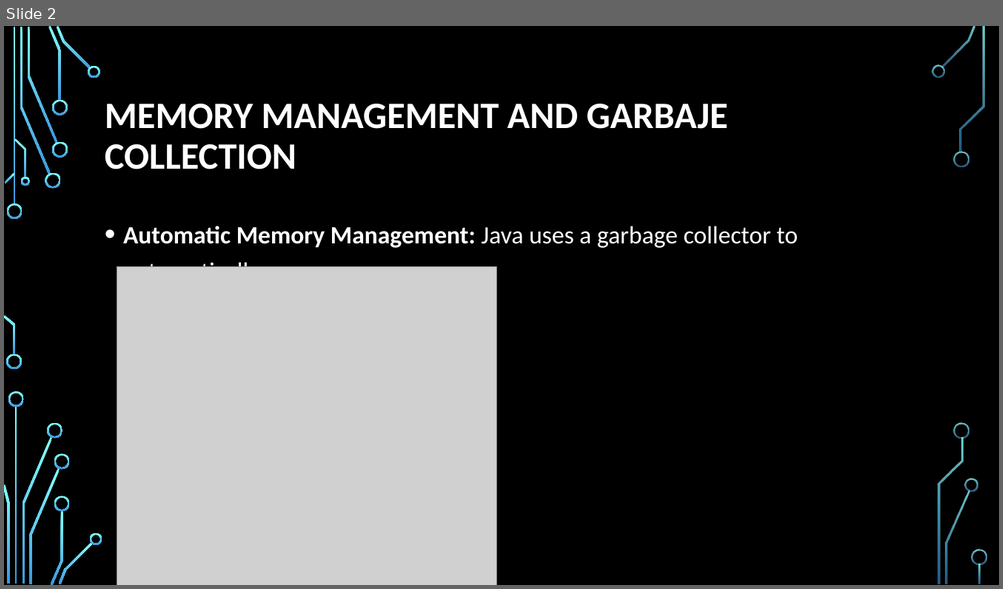
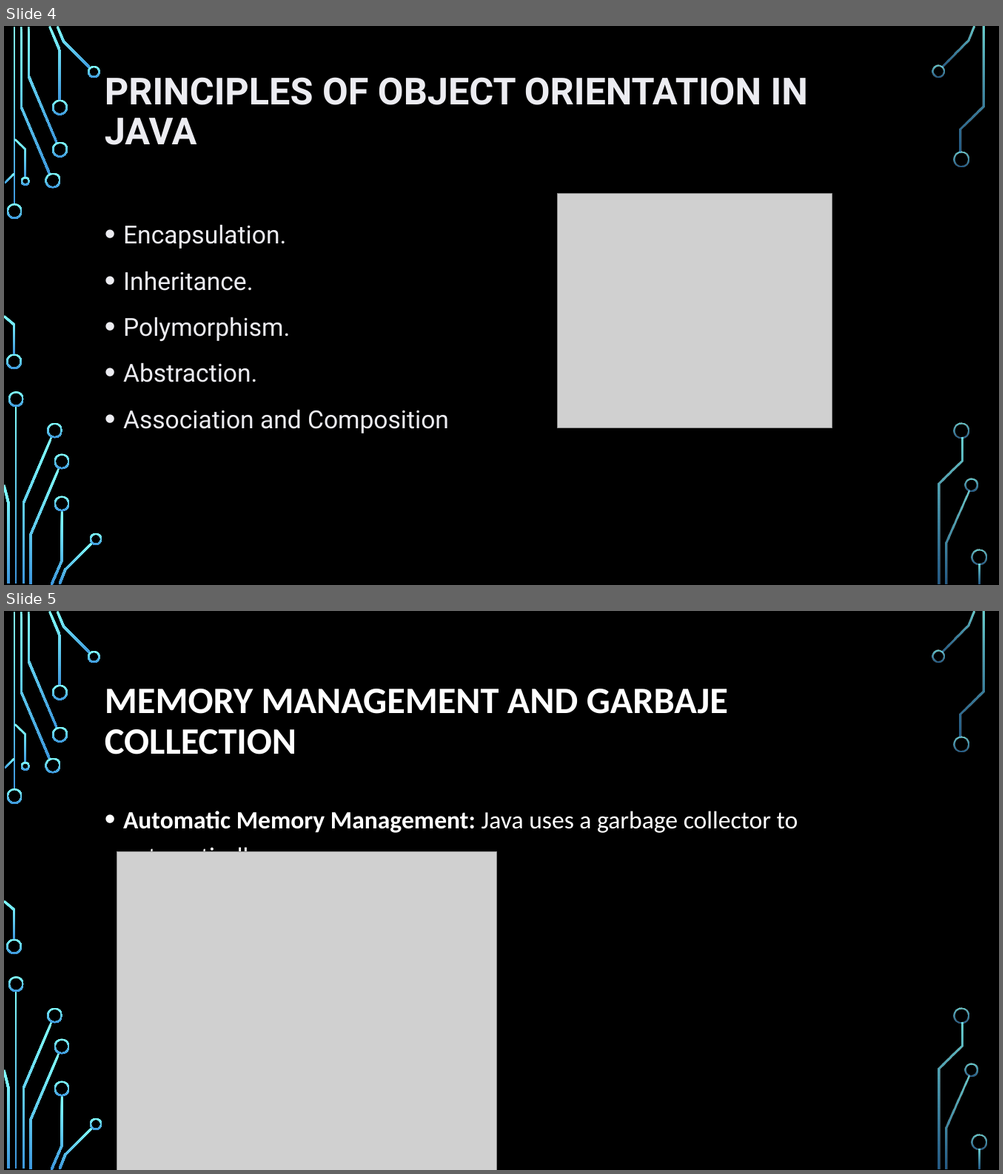
Before and after one commit to Xukialb/AE-4.-Programming-Languages, a slide deck: Java_English - Alberto.pptx. Shown one above the other, each under a label of ours: slide 2 before the commit, slides 4 and 5 after it. The pictures are 1003x589 and 1003x1174 pixels, drawn with LibreOffice and Linux fonts; fonts in the diff are those of the drawing; grey boxes stand for pictures; background and template pictures are left out. Boxes give left, top, right and bottom in pixels: in the first picture for what was removed or moved away, otherwise in the second. Text is boxed around its words. In the diff, an @@ line names an element or a change of style, - is before the commit and + after.

```diff
--- a/Java_English - Alberto.pptx
+++ b/Java_English - Alberto.pptx
@@ slide 4 added at (x1=4, y1=26, x2=999, y2=585), background picture (left out); not listed: 36 template elements that a slide beside it also shows @@
@@ title added at (x1=105, y1=77, x2=808, y2=145), 36 pt, text #ECECF1, bold @@
+PRINCIPLES OF OBJECT ORIENTATION IN JAVA
@@ picture added at (x1=558, y1=194, x2=832, y2=429) @@
@@ text added at (x1=123, y1=224, x2=449, y2=434), 24 pt, text #ECECF1 @@
+• Encapsulation.
+• Inheritance.
+• Polymorphism.
+• Abstraction.
+• Association and Composition
@@ what was slide 2 is now slide 5 @@
```
Also in this commit, not shown: 3 slides changed, 2 other slides added.
